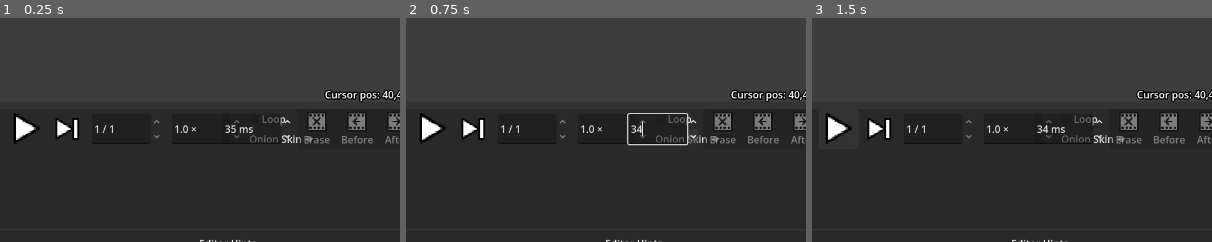
Above: before the commit, frames 1-3 (left to right).
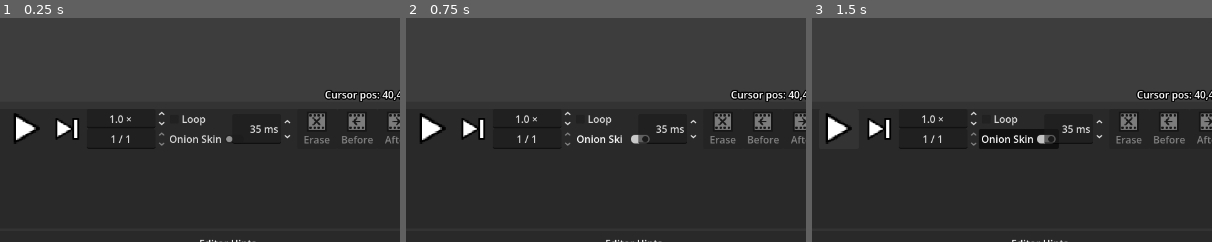
Above: after the commit, the same moments.

Repository: erlog135/Ripple
Game: Godot game, scene res://scenes/Editor.tscn
Same seed, same stepped clock (60 frames per second), same inputs: the game is played once before the commit and once after it.
Inputs (mouse positions are % of the whole screen's width and height, from its top left):
- Up to frame 1 (0.25 s): no input
- Up to frame 2 (0.75 s): click "Onion Skin" at 0.5 s
- Up to frame 3 (1.5 s): click (25, 72) at 1.25 s
The pictures show only the part of the screen within x 22-72%, y 47-97%; the shares and areas given below are measured in that part.

The runs differ from the first frame. In frame 1, 1.5% of the frame differs, in the area x 22-78%, y 41-59%; in frame 2, 1.8%; in frame 3, 2.0%.

Commit message:
onion skin

Diff:
--- a/managers/editor_state.gd
+++ b/managers/editor_state.gd
@@ -23,6 +23,7 @@
 signal clip_to_bounds_changed(enabled: bool)
 signal validate_line_angles_changed(enabled: bool)
 signal shape_preview_changed
+signal onion_skin_changed(enabled: bool)
 
 
 const ZOOM_STEP := 0.1
@@ -46,6 +47,12 @@
 var active_tool: Tool = Tool.SELECT
 var render_mode: RenderMode = RenderMode.VECTOR
 var current_frame: int = 0
+var onion_skin_enabled: bool = false:
+	set(value):
+		if onion_skin_enabled == value:
+			return
+		onion_skin_enabled = value
+		onion_skin_changed.emit(value)
 ## Timeline strip horizontal scale (pixels per ms).
 var timeline_zoom: float = 1.0
 ## Multiplier for animator playback (not the canvas zoom).
--- a/scenes/interface/aux_windows/AnimatorWindow.tscn
+++ b/scenes/interface/aux_windows/AnimatorWindow.tscn
@@ -33,15 +33,15 @@
 layout_mode = 1
 anchors_preset = 9
 anchor_bottom = 1.0
-offset_left = 328.0
-offset_top = 8.0
-offset_right = 440.0
-offset_bottom = -8.0
+offset_left = 192.0
+offset_right = 320.0
+offset_bottom = -33.0
 grow_vertical = 2
 min_value = 0.1
 max_value = 10.0
 step = 0.1
 value = 1.0
+alignment = 1
 update_on_text_changed = true
 suffix = "×"
 
@@ -49,8 +49,8 @@
 layout_mode = 1
 anchors_preset = 9
 anchor_bottom = 1.0
-offset_left = 448.0
-offset_right = 576.0
+offset_left = 320.0
+offset_right = 448.0
 offset_bottom = -32.0
 grow_vertical = 2
 text = "Loop"
@@ -100,16 +100,16 @@
 layout_mode = 1
 anchors_preset = -1
 anchor_bottom = 1.0
-offset_left = 200.0
-offset_top = 8.0
-offset_right = 312.0
-offset_bottom = -8.0
+offset_left = 192.0
+offset_top = 32.0
+offset_right = 320.0
 grow_horizontal = 2
 grow_vertical = 0
 min_value = 1.0
 max_value = 600.0
 value = 1.0
 rounded = true
+alignment = 1
 update_on_text_changed = true
 suffix = "/ 1"
 
@@ -117,9 +117,9 @@
 layout_mode = 1
 anchors_preset = 9
 anchor_bottom = 1.0
-offset_left = 448.0
+offset_left = 320.0
 offset_top = 32.0
-offset_right = 576.0
+offset_right = 448.0
 grow_vertical = 2
 text = "Onion Skin"
 
@@ -129,7 +129,7 @@
 anchor_left = 1.0
 anchor_right = 1.0
 anchor_bottom = 1.0
-offset_left = -440.0
+offset_left = -424.0
 offset_top = 8.0
 offset_right = -328.0
 offset_bottom = -8.0
@@ -139,8 +139,10 @@
 max_value = 600.0
 value = 35.0
 rounded = true
+alignment = 2
 update_on_text_changed = true
 suffix = "ms"
+select_all_on_focus = true
 
 [node name="DuplicateFrameButton" type="Button" parent="PlaybackPanel" unique_id=1768115367]
 layout_mode = 1
--- a/scenes/interface/aux_windows/animator_window.gd
+++ b/scenes/interface/aux_windows/animator_window.gd
@@ -45,6 +45,8 @@
 	last_frame_button.pressed.connect(_on_last_frame_pressed)
 	move_frame_left_button.pressed.connect(_on_move_frame_left_pressed)
 	move_frame_right_button.pressed.connect(_on_move_frame_right_pressed)
+	onion_skin_toggle.button_pressed = EditorState.onion_skin_enabled
+	onion_skin_toggle.toggled.connect(_on_onion_skin_toggled)
 
 	playback_speed_spin.value = EditorState.playback_speed
 	playback_speed_spin.value_changed.connect(_on_playback_speed_spin_changed)
@@ -263,6 +265,10 @@
 	if _suppress_current_frame_spin:
 		return
 	EditorState.set_current_frame(int(value) - 1)
+
+
+func _on_onion_skin_toggled(pressed: bool) -> void:
+	EditorState.onion_skin_enabled = pressed
 
 
 func _on_frame_duration_changed(value: float) -> void:
--- a/scenes/interface/document.gd
+++ b/scenes/interface/document.gd
@@ -1,12 +1,28 @@
 extends Node2D
 
 var _vector_canvas: Node2D
+var _onion_prev_canvas: Node2D
+var _onion_next_canvas: Node2D
+
 var _raster_sprite: Sprite2D
+var _onion_prev_sprite: Sprite2D
+var _onion_next_sprite: Sprite2D
 
 func _ready() -> void:
 	_vector_canvas = Node2D.new()
 	_vector_canvas.name = "VectorCanvas"
 	add_child(_vector_canvas)
+
+	_onion_prev_canvas = Node2D.new()
+	_onion_prev_canvas.name = "OnionPrevCanvas"
+	_onion_prev_canvas.modulate = Color(1.0, 1.0, 1.0, 0.3)
+	add_child(_onion_prev_canvas)
+
+	_onion_next_canvas = Node2D.new()
+	_onion_next_canvas.name = "OnionNextCanvas"
+	_onion_next_canvas.modulate = Color(1.0, 1.0, 1.0, 0.3)
+	add_child(_onion_next_canvas)
+
 
 	_raster_sprite = Sprite2D.new()
 	_raster_sprite.name = "RasterSprite"
@@ -14,12 +30,29 @@
 	_raster_sprite.texture_filter = CanvasItem.TEXTURE_FILTER_NEAREST
 	add_child(_raster_sprite)
 
+	_onion_prev_sprite = Sprite2D.new()
+	_onion_prev_sprite.name = "OnionPrevSprite"
+	_onion_prev_sprite.centered = false
+	_onion_prev_sprite.texture_filter = CanvasItem.TEXTURE_FILTER_NEAREST
+	_onion_prev_sprite.modulate = Color(1.0, 1.0, 1.0, 0.3)
+	add_child(_onion_prev_sprite)
+
+	_onion_next_sprite = Sprite2D.new()
+	_onion_next_sprite.name = "OnionNextSprite"
+	_onion_next_sprite.centered = false
+	_onion_next_sprite.texture_filter = CanvasItem.TEXTURE_FILTER_NEAREST
+	_onion_next_sprite.modulate = Color(1.0, 1.0, 1.0, 0.3)
+	add_child(_onion_next_sprite)
+
+
 	_apply_render_mode()
 
 	ProjectData.data_changed.connect(_on_data_changed)
 	EditorState.current_frame_changed.connect(_on_current_frame_changed)
 	EditorState.transform_preview_changed.connect(_on_transform_preview_changed)
 	EditorState.render_mode_changed.connect(_on_render_mode_changed)
+	EditorState.onion_skin_changed.connect(_on_onion_skin_changed)
+	EditorState.playback_state_changed.connect(_on_playback_state_changed)
 	RenderManager.preview_updated.connect(_on_preview_updated)
 	_render_current_image()
 
@@ -33,6 +66,14 @@
 	_render_current_image()
 
 func _on_render_mode_changed(_mode: EditorState.RenderMode) -> void:
+	_apply_render_mode()
+	_render_current_image()
+
+func _on_onion_skin_changed(_enabled: bool) -> void:
+	_apply_render_mode()
+	_render_current_image()
+
+func _on_playback_state_changed(_playing: bool) -> void:
 	_apply_render_mode()
 	_render_current_image()
 
@@ -42,8 +83,15 @@
 
 func _apply_render_mode() -> void:
 	var is_raster := EditorState.render_mode == EditorState.RenderMode.RASTER
+	var onion_visible := EditorState.onion_skin_enabled and not EditorState.is_playing
+
 	_vector_canvas.visible = not is_raster
+	_onion_prev_canvas.visible = not is_raster and onion_visible
+	_onion_next_canvas.visible = not is_raster and onion_visible
+
 	_raster_sprite.visible = is_raster
+	_onion_prev_sprite.visible = is_raster and onion_visible
+	_onion_next_sprite.visible = is_raster and onion_visible
 
 func _render_current_image() -> void:
 	match EditorState.render_mode:
@@ -55,24 +103,68 @@
 func _render_vector() -> void:
 	for child in _vector_canvas.get_children():
 		child.queue_free()
-
-	var image: DrawCommandImage = ProjectData.get_current_image()
+	for child in _onion_prev_canvas.get_children():
+		child.queue_free()
+	for child in _onion_next_canvas.get_children():
+		child.queue_free()
+
+	var seq := ProjectData.current_sequence
+	if seq == null:
+		return
+
+	var current_idx := EditorState.current_frame
+
+	# Render Onion Skins
+	if EditorState.onion_skin_enabled and not EditorState.is_playing:
+		if current_idx - 1 >= 0 and current_idx - 1 < seq.frames.size():
+			var prev_image := seq.frames[current_idx - 1]
+			for cmd_idx in range(prev_image.commands.size()):
+				_draw_command_to_canvas(prev_image.commands[cmd_idx], cmd_idx, _onion_prev_canvas, false)
+
+		if current_idx + 1 >= 0 and current_idx + 1 < seq.frames.size():
+			var next_image := seq.frames[current_idx + 1]
+			for cmd_idx in range(next_image.commands.size()):
+				_draw_command_to_canvas(next_image.commands[cmd_idx], cmd_idx, _onion_next_canvas, false)
+
+	var image: DrawCommandImage = seq.frames[current_idx] if current_idx >= 0 and current_idx < seq.frames.size() else null
 	if image == null:
 		return
 
 	for cmd_idx in range(image.commands.size()):
-		_draw_command(image.commands[cmd_idx], cmd_idx)
+		_draw_command_to_canvas(image.commands[cmd_idx], cmd_idx, _vector_canvas, true)
 
 func _render_raster() -> void:
-	_raster_sprite.texture = RenderManager.get_frame_texture(EditorState.current_frame)
-	# Integer position keeps framebuffer pixels aligned with world integer grid at any zoom.
+	var current_idx := EditorState.current_frame
+	_raster_sprite.texture = RenderManager.get_frame_texture(current_idx)
 	_raster_sprite.position = RenderManager.get_preview_raster_origin().round()
 
-func _draw_command(cmd: DrawCommand, cmd_idx: int) -> void:
+	var seq := ProjectData.current_sequence
+	if seq == null:
+		_onion_prev_sprite.texture = null
+		_onion_next_sprite.texture = null
+		return
+
+	if EditorState.onion_skin_enabled and not EditorState.is_playing:
+		if current_idx - 1 >= 0 and current_idx - 1 < seq.frames.size():
+			_onion_prev_sprite.texture = RenderManager.get_frame_texture(current_idx - 1)
+			_onion_prev_sprite.position = RenderManager.get_preview_raster_origin().round()
+		else:
+			_onion_prev_sprite.texture = null
+
+		if current_idx + 1 >= 0 and current_idx + 1 < seq.frames.size():
+			_onion_next_sprite.texture = RenderManager.get_frame_texture(current_idx + 1)
+			_onion_next_sprite.position = RenderManager.get_preview_raster_origin().round()
+		else:
+			_onion_next_sprite.texture = null
+	else:
+		_onion_prev_sprite.texture = null
+		_onion_next_sprite.texture = null
+
+func _draw_command_to_canvas(cmd: DrawCommand, cmd_idx: int, canvas: Node2D, apply_drag_offset: bool) -> void:
 	if cmd.hidden:
 		return
 
-	var points := _points_with_drag_offset(cmd.points, cmd_idx)
+	var points := _points_with_drag_offset(cmd.points, cmd_idx) if apply_drag_offset else cmd.points
 
 	if cmd.draw_type == DrawCommand.Type.CIRCLE and points.size() > 0:
 		points = _circle_points(points[0], cmd.circle_radius)
@@ -82,7 +174,7 @@
 		poly.polygon = points
 		poly.color = cmd.fill_color
 		poly.antialiased = true
-		_vector_canvas.add_child(poly)
+		canvas.add_child(poly)
 
 	if cmd.stroke_color.a > 0 and cmd.stroke_width > 0:
 		var line := Line2D.new()
@@ -99,7 +191,7 @@
 		line.begin_cap_mode = Line2D.LINE_CAP_ROUND
 		line.end_cap_mode = Line2D.LINE_CAP_ROUND
 		line.antialiased = true
-		_vector_canvas.add_child(line)
+		canvas.add_child(line)
 
 func _points_with_drag_offset(points: PackedVector2Array, cmd_idx: int) -> PackedVector2Array:
 	if not EditorState.is_transform_previewing():
